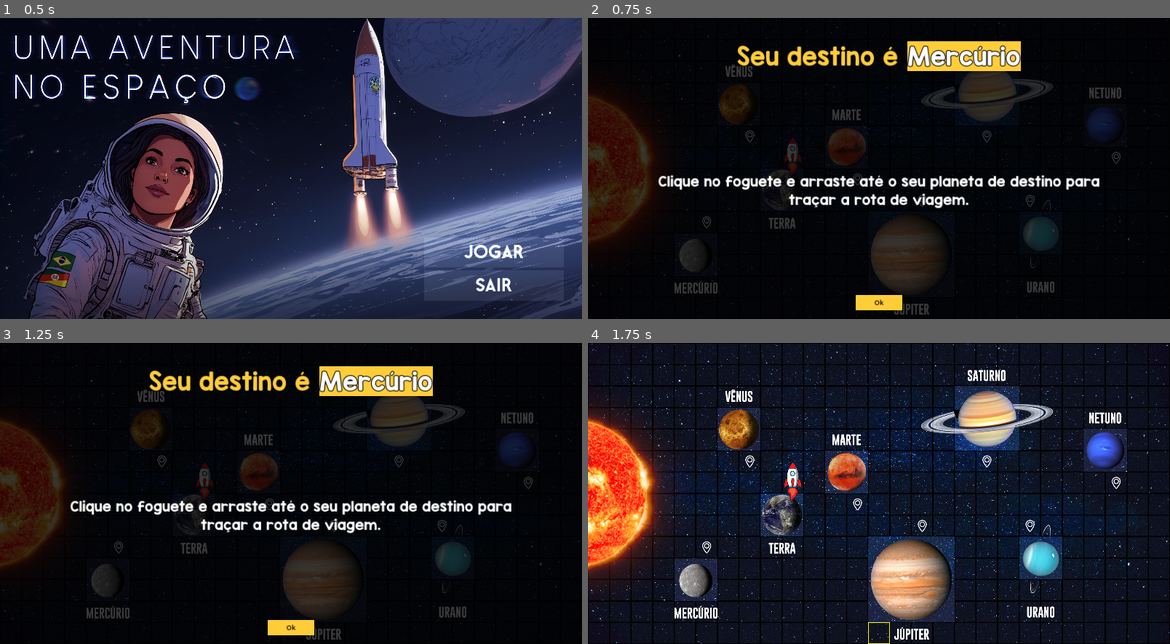
Above: before the commit, frames 1-4 (two rows, left to right).
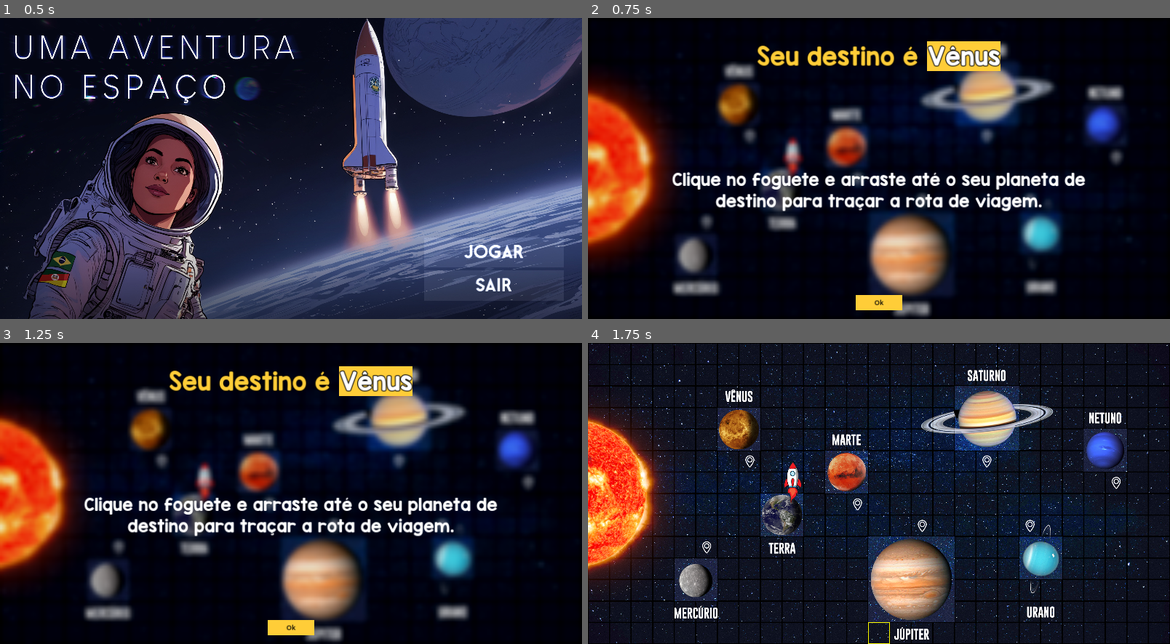
Above: after the commit, the same moments.

Repository: Equiel-1703/jogo-ExpPC
Game: Godot game, scene res://scenes/main_screen.tscn
The game is run twice, just before and just after one commit, with the same random seed, the same clock (stepped at 60 frames per second) and the same inputs.
Inputs:
- Up to frame 1 (0.5 s): no input
- Up to frame 2 (0.75 s): click "Jogar" at 0.5 s
- Up to frame 3 (1.25 s): no input
- Up to frame 4 (1.75 s): click "Ok" at 1.25 s

Frame 1 is identical in both runs. In frame 2, 30% of the frame differs, in the area x 0-100%, y 0-100%; in frame 3, 29%; in frame 4, nothing differs.

Commit message:
Refactor in Level1PhasesManager and added blur to backgrounds

Diff:
--- a/scenes/level_1/criar_path_set_num.tscn
+++ b/scenes/level_1/criar_path_set_num.tscn
@@ -1,7 +1,9 @@
-[gd_scene load_steps=8 format=3 uid="uid://c14mclctv6ack"]
+[gd_scene load_steps=10 format=3 uid="uid://c14mclctv6ack"]
 
 [ext_resource type="Script" path="res://scripts/level_1/criar_path_set_num.gd" id="1_ipxu4"]
+[ext_resource type="Material" uid="uid://ddpwqy41qf85d" path="res://shaders/bg_material.tres" id="2_a3khq"]
 [ext_resource type="FontFile" uid="uid://bon14dm77mpt8" path="res://fonts/KGRedHands.ttf" id="2_p7u8x"]
+[ext_resource type="LabelSettings" uid="uid://cgl76j25jy15c" path="res://themes/instructions_label_settings.tres" id="4_ukq0g"]
 
 [sub_resource type="Gradient" id="Gradient_mfpkk"]
 offsets = PackedFloat32Array(0, 0.201299)
@@ -35,6 +37,7 @@
 
 [node name="GradientBG" type="TextureRect" parent="."]
 unique_name_in_owner = true
+visible = false
 layout_mode = 0
 offset_right = 1890.0
 offset_bottom = 980.0
@@ -42,11 +45,11 @@
 
 [node name="BG" type="ColorRect" parent="."]
 unique_name_in_owner = true
-visible = false
+material = ExtResource("2_a3khq")
 layout_mode = 0
 offset_right = 1890.0
 offset_bottom = 980.0
-color = Color(0, 0, 0, 0.54902)
+color = Color(0, 0, 0, 1)
 
 [node name="SetNumContainer" type="CenterContainer" parent="."]
 layout_mode = 0
@@ -63,6 +66,7 @@
 
 [node name="InsertValidIntLabel" type="Label" parent="."]
 unique_name_in_owner = true
+visible = false
 layout_mode = 0
 offset_top = 528.0
 offset_right = 1890.0
@@ -70,6 +74,17 @@
 text = "Por favor, insira um
 tamanho de rota válido!"
 label_settings = SubResource("LabelSettings_ttvyg")
+horizontal_alignment = 1
+vertical_alignment = 1
+
+[node name="InstructionLabel" type="Label" parent="."]
+unique_name_in_owner = true
+layout_mode = 0
+offset_right = 1890.0
+offset_bottom = 268.0
+text = "Insira o tamanho da rota e clique nas setas para criar
+a rota da nave."
+label_settings = ExtResource("4_ukq0g")
 horizontal_alignment = 1
 vertical_alignment = 1
 
@@ -81,7 +96,6 @@
 
 [node name="PathButtons" type="HFlowContainer" parent="PathButtonsContainer"]
 unique_name_in_owner = true
-visible = false
 custom_minimum_size = Vector2(1800, 0)
 layout_mode = 2
 theme_override_constants/h_separation = 10
--- a/scenes/level_1/level_1.tscn
+++ b/scenes/level_1/level_1.tscn
@@ -132,7 +132,6 @@
 
 [node name="CriarPath" parent="CanvasLayer" instance=ExtResource("12_cyy7x")]
 unique_name_in_owner = true
-visible = false
 
 [node name="WinScene" parent="CanvasLayer" instance=ExtResource("12_68fdk")]
 unique_name_in_owner = true
--- a/scenes/level_1/next_phase_scene.tscn
+++ b/scenes/level_1/next_phase_scene.tscn
@@ -1,7 +1,9 @@
-[gd_scene load_steps=8 format=3 uid="uid://c3pvrpj2n21cd"]
+[gd_scene load_steps=9 format=3 uid="uid://c3pvrpj2n21cd"]
 
 [ext_resource type="Script" path="res://scripts/level_1/next_phase_scene.gd" id="1_7p4xs"]
 [ext_resource type="FontFile" uid="uid://bon14dm77mpt8" path="res://fonts/KGRedHands.ttf" id="1_a6fg7"]
+[ext_resource type="Material" uid="uid://ddpwqy41qf85d" path="res://shaders/bg_material.tres" id="2_fn2el"]
+[ext_resource type="LabelSettings" uid="uid://cgl76j25jy15c" path="res://themes/instructions_label_settings.tres" id="4_r4eel"]
 
 [sub_resource type="LabelSettings" id="LabelSettings_xamc4"]
 font = ExtResource("1_a6fg7")
@@ -19,10 +21,6 @@
 outline_size = 10
 outline_color = Color(0, 0, 0, 1)
 
-[sub_resource type="LabelSettings" id="LabelSettings_t8ir2"]
-font = ExtResource("1_a6fg7")
-font_size = 42
-
 [sub_resource type="StyleBoxFlat" id="StyleBoxFlat_skg7m"]
 bg_color = Color(1, 0.805, 0.22, 1)
 
@@ -36,24 +34,24 @@
 script = ExtResource("1_7p4xs")
 
 [node name="BG" type="ColorRect" parent="."]
+material = ExtResource("2_fn2el")
 layout_mode = 0
 offset_right = 1890.0
 offset_bottom = 980.0
-color = Color(0, 0, 0, 0.784314)
+color = Color(0, 0, 0, 1)
 
-[node name="HBoxContainer" type="HBoxContainer" parent="."]
+[node name="DestinationContainer" type="HBoxContainer" parent="."]
 layout_mode = 0
 offset_right = 1890.0
 offset_bottom = 249.0
 alignment = 1
 
-[node name="Seu destino e" type="Label" parent="HBoxContainer"]
+[node name="Seu destino e" type="Label" parent="DestinationContainer"]
 layout_mode = 2
 text = "Seu destino é "
 label_settings = SubResource("LabelSettings_xamc4")
 
-[node name="NomePlaneta" type="Label" parent="HBoxContainer"]
-unique_name_in_owner = true
+[node name="NomePlaneta" type="Label" parent="DestinationContainer"]
 layout_mode = 2
 theme_override_styles/normal = SubResource("StyleBoxFlat_cfiok")
 text = "PLANETA"
@@ -69,7 +67,7 @@
 custom_minimum_size = Vector2(1500, 400)
 layout_mode = 2
 text = "Clique no foguete e arraste até o seu planeta de destino para traçar a rota de viagem."
-label_settings = SubResource("LabelSettings_t8ir2")
+label_settings = ExtResource("4_r4eel")
 horizontal_alignment = 1
 vertical_alignment = 1
 autowrap_mode = 2
--- a/scenes/level_3/criar_path.tscn
+++ b/scenes/level_3/criar_path.tscn
@@ -1,6 +1,7 @@
-[gd_scene load_steps=6 format=3 uid="uid://cig2gpf3kuqkq"]
+[gd_scene load_steps=7 format=3 uid="uid://cig2gpf3kuqkq"]
 
 [ext_resource type="Script" path="res://scripts/level_3/criar_path.gd" id="1_xtxpk"]
+[ext_resource type="LabelSettings" uid="uid://cgl76j25jy15c" path="res://themes/instructions_label_settings.tres" id="2_jvns2"]
 
 [sub_resource type="Gradient" id="Gradient_mfpkk"]
 offsets = PackedFloat32Array(0, 0.201299)
@@ -40,6 +41,17 @@
 offset_right = 1890.0
 offset_bottom = 980.0
 color = Color(0, 0, 0, 0.54902)
+
+[node name="InstructionLabel" type="Label" parent="."]
+unique_name_in_owner = true
+layout_mode = 0
+offset_right = 1890.0
+offset_bottom = 268.0
+text = "Insira o tamanho da rota e clique nas setas para criar
+a rota da nave."
+label_settings = ExtResource("2_jvns2")
+horizontal_alignment = 1
+vertical_alignment = 1
 
 [node name="CenterContainer" type="CenterContainer" parent="."]
 layout_mode = 0
--- a/scripts/global_game_data.gd
+++ b/scripts/global_game_data.gd
@@ -16,3 +16,4 @@
 }
 
 var player_won: bool = false
+var tutorial_phase: bool = true
--- a/scripts/level_1/criar_path_set_num.gd
+++ b/scripts/level_1/criar_path_set_num.gd
@@ -3,7 +3,7 @@
 
 var _reading_path_size: bool
 
-func show_path_menu(_p_len: int = 0):
+func show_path_menu(_p_len: int=0):
 	# We will read the path size first
 	_reading_path_size = true
 
@@ -20,6 +20,9 @@
 
 	# Hide alert label
 	%InsertValidIntLabel.visible = false
+
+	# Show instruction label if we are in the tutorial phase
+	%InstructionLabel.visible = GlobalGameData.tutorial_phase
 
 	self.visible = true
 
--- a/scripts/level_1/level_1_main.gd
+++ b/scripts/level_1/level_1_main.gd
@@ -25,7 +25,7 @@
 
 	# Show first phase
 	%Map.disable_map()
-	%Level1PhasesManager.show_next_phase()
+	%Level1PhasesManager.show_current_phase()
 
 # Emmited by Map when the player has finished creating the path for the rocket
 func _on_path_set(path_answer: Array, start_coord: Vector2):
@@ -67,10 +67,12 @@
 	# Check if player won and store in GlobalGameData
 	GlobalGameData.player_won = %Level1PhasesManager.player_won(%Map.local_to_map(final_position))
 
-	# Check if the player's answer is correct
+	# Decide which scene to show
 	if GlobalGameData.player_won:
 		# Show the WinScene
 		%WinScene.visible = true
+		# Tell the PhasesManager to go to the next phase
+		%Level1PhasesManager.go_to_next_phase()
 	else:
 		# Show the LoseScene
 		%LoseScene.visible = true
--- a/scripts/level_1/level_1_phases_manager.gd
+++ b/scripts/level_1/level_1_phases_manager.gd
@@ -3,7 +3,8 @@
 
 signal play_again
 
-var _destinations: Array = ["mercurio", "marte"]
+var _destinations: Array = ["venus", "terra"]
+var _current_phase_num: int = 1
 
 var player_answer: Array
 var correct_answer: Array
@@ -14,7 +15,7 @@
 	print("Correct answer: ", correct_answer)
 
 ## Get the destination of the current phase.
-func _get_next_destination() -> String:
+func _get_current_destination() -> String:
 	if _destinations.size() == 0:
 		return ""
 	else:
@@ -28,22 +29,31 @@
 	if player_answer != correct_answer:
 		return false
 
-	var planet_destination = GlobalGameData.PLANETS_COORDS[_get_next_destination()]
+	var planet_destination = GlobalGameData.PLANETS_COORDS[_get_current_destination()]
 
 	print("Rocket destination: ", rocket_destination)
 	print("Planet destination: ", planet_destination.planet_coord)
 
 	if rocket_destination == planet_destination.planet_coord:
-		# Go to the next phase (remove the first planet).
-		_destinations.pop_front()
 		return true
 	else:
 		return false
 
-## Show the next phase screen.
-func show_next_phase():
-	# Get the next destination.
-	var destination = _get_next_destination()
+## Update the internal variables to go to the next phase.
+func go_to_next_phase():
+	# Increment the current phase number.
+	_current_phase_num += 1
+	# Remove the current destination from the list.
+	_destinations.pop_front()
+
+## Show the current phase screen.
+func show_current_phase():
+	if _current_phase_num > 1:
+		# The first phase is the tutorial, now the player is in the second phase.
+		GlobalGameData.tutorial_phase = false
+
+	# Get the current destination.
+	var destination = _get_current_destination()
 	if destination == "":
 		# The level is over.
 		# For now, this is only a placeholder.
--- a/scripts/level_1/next_phase_scene.gd
+++ b/scripts/level_1/next_phase_scene.gd
@@ -1,13 +1,22 @@
 extends Control
 
 signal play_again
+
+@onready var label_planeta = $DestinationContainer/NomePlaneta
 
 func _ready():
 	self.visible = false
 
 func show_destination(planet_name: String):
+	# Show instruction label if we are in the tutorial phase
+	$CenterContainer/Instrucoes.visible = GlobalGameData.tutorial_phase
+
+	# If we are not in the tutorial phase, reparent the destination container to be inside the instructions container
+	if not GlobalGameData.tutorial_phase:
+		$DestinationContainer.reparent($CenterContainer)
+
+	label_planeta.text = planet_name
 	self.visible = true
-	%NomePlaneta.text = planet_name
 
 func _on_ok_pressed():
 	self.visible = false
--- a/scripts/level_1/win_lose_scene.gd
+++ b/scripts/level_1/win_lose_scene.gd
@@ -8,7 +8,7 @@
 
 func _on_next_phase_pressed():
 	self.visible = false
-	%Level1PhasesManager.show_next_phase()
+	%Level1PhasesManager.show_current_phase()
 
 func _on_play_again_pressed():
 	self.visible = false
--- a/scripts/level_3/criar_path.gd
+++ b/scripts/level_3/criar_path.gd
@@ -20,6 +20,9 @@
 	# Hide gradient background and set the normal background visible
 	%GradientBG.visible = false
 	%BG.visible = true
+
+	# Show instruction label if we are in the tutorial phase
+	%InstructionLabel.visible = GlobalGameData.tutorial_phase
 
 	_load_buttons()
 	self.visible = true
@@ -67,6 +70,10 @@
 	%BG.visible = ! %BG.visible
 	%GradientBG.visible = ! %GradientBG.visible
 
+	if GlobalGameData.tutorial_phase:
+		# Hide instruction label
+		%InstructionLabel.visible = ! %InstructionLabel.visible
+
 	# Hide path buttons
 	%PathButtons.visible = ! %PathButtons.visible
 
--- /dev/null
+++ b/shaders/bg_material.tres
@@ -0,0 +1,8 @@
+[gd_resource type="ShaderMaterial" load_steps=2 format=3 uid="uid://ddpwqy41qf85d"]
+
+[ext_resource type="Shader" path="res://shaders/blur_shader.gdshader" id="1_vb81c"]
+
+[resource]
+shader = ExtResource("1_vb81c")
+shader_parameter/lod = 2.0
+shader_parameter/brightness_decrease = 0.07
--- /dev/null
+++ b/shaders/blur_shader.gdshader
@@ -0,0 +1,10 @@
+shader_type canvas_item;
+
+uniform sampler2D SCREEN_TEXTURE : hint_screen_texture, filter_linear_mipmap;
+uniform float lod: hint_range(0.0, 5) = 0.0;
+uniform float brightness_decrease: hint_range(0, 1.0) = 0.0;
+
+void fragment(){
+	vec4 color = texture(SCREEN_TEXTURE, SCREEN_UV, lod);
+	COLOR = color - vec4(brightness_decrease, brightness_decrease, brightness_decrease, 0.0);
+}
--- /dev/null
+++ b/testing/test.gd
@@ -0,0 +1,9 @@
+extends Node2D
+
+
+func _ready():
+	$NextPhaseScene.show_destination("Netuno")
+
+# Called every frame. 'delta' is the elapsed time since the previous frame.
+func _process(delta):
+	pass
--- a/testing/test.tscn
+++ b/testing/test.tscn
@@ -1,7 +1,9 @@
-[gd_scene load_steps=6 format=3 uid="uid://btvk0x05tgewp"]
+[gd_scene load_steps=8 format=3 uid="uid://btvk0x05tgewp"]
 
+[ext_resource type="Script" path="res://testing/test.gd" id="1_vgntq"]
 [ext_resource type="Texture2D" uid="uid://dftpo1aex8ah0" path="res://res/Rocket_70x170.png" id="1_yux14"]
 [ext_resource type="Script" path="res://testing/rocket.gd" id="2_mec3w"]
+[ext_resource type="PackedScene" uid="uid://c3pvrpj2n21cd" path="res://scenes/level_1/next_phase_scene.tscn" id="2_r1g13"]
 
 [sub_resource type="Animation" id="Animation_ig4sy"]
 length = 0.001
@@ -41,8 +43,12 @@
 }
 
 [node name="Test" type="Node2D"]
+script = ExtResource("1_vgntq")
+
+[node name="NextPhaseScene" parent="." instance=ExtResource("2_r1g13")]
 
 [node name="Rocket" type="Sprite2D" parent="."]
+visible = false
 position = Vector2(928, 543)
 texture = ExtResource("1_yux14")
 script = ExtResource("2_mec3w")
--- /dev/null
+++ b/themes/instructions_label_settings.tres
@@ -0,0 +1,7 @@
+[gd_resource type="LabelSettings" load_steps=2 format=3 uid="uid://cgl76j25jy15c"]
+
+[ext_resource type="FontFile" uid="uid://bon14dm77mpt8" path="res://fonts/KGRedHands.ttf" id="1_sfbnl"]
+
+[resource]
+font = ExtResource("1_sfbnl")
+font_size = 50
